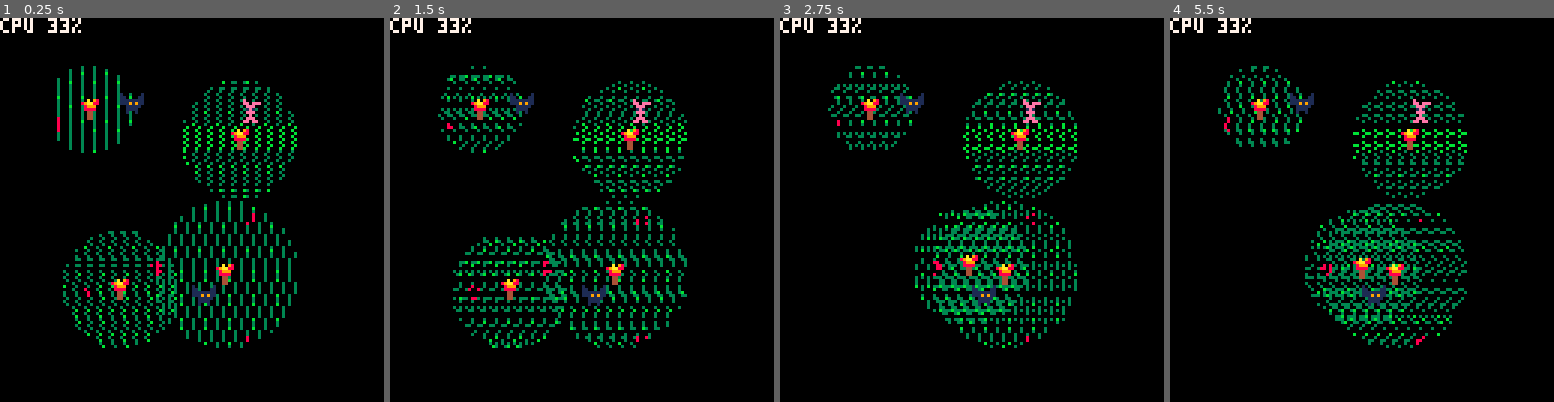
Above: before the commit, frames 1-4 (left to right).
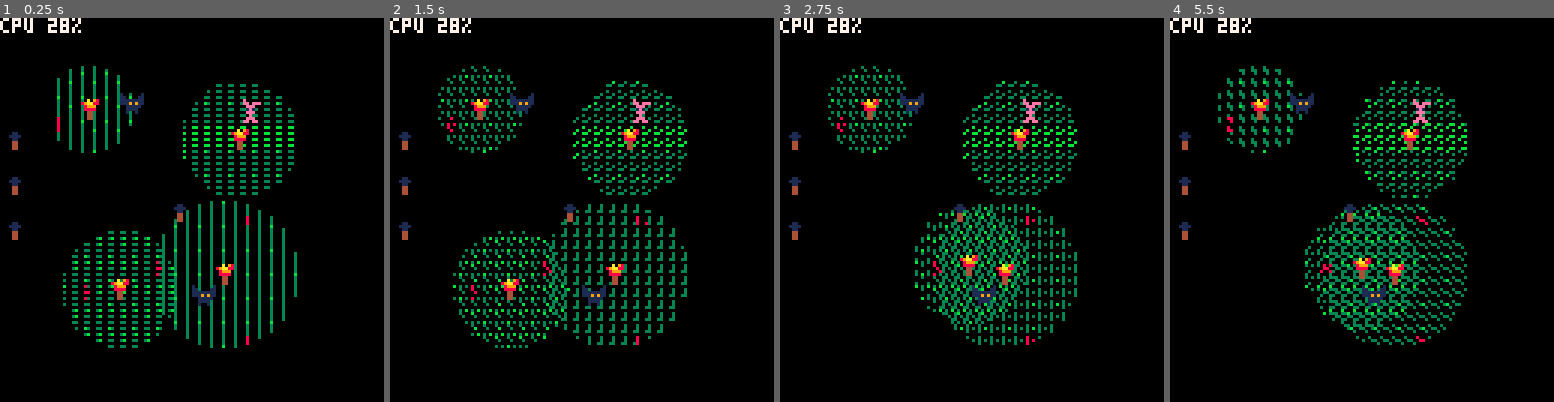
Above: after the commit, the same moments.

Repository: Cuttleshock/PICO-8-recipes
Game: PICO-8 cartridge light.p8
Same seed, same stepped clock (60 frames per second), same inputs: the game is played once before the commit and once after it.
Inputs:
- Up to frame 1 (0.25 s): no input
- Up to frame 2 (1.5 s): tap X (X key) at 0.33, 1.07 s
- Up to frame 3 (2.75 s): hold Right 1.6-2.1 s; tap X (X key) at 1.85 s; hold Up 2.15-2.42 s; hold Right from 2.47 s (still down)
- Up to frame 4 (5.5 s): tap X (X key) at 2.97, 4.08, 5.2 s; release Right at 3.03 s; hold Left 3.08-3.58 s; hold Down 3.63-3.97 s; hold Right 4.02-4.68 s; hold Up 4.73-5.03 s; hold Left from 5.08 s (still down)

The runs differ from the first frame. In frame 1, 8.9% of the frame differs, in the area x 2-78%, y 0-86%; in frame 2, 9.8%; in frame 3, 8.9%; in frame 4, 9.5%.

Commit message:
Add 0 radius torches and a whole-room torch to demonstrate more possibilities

Diff:
--- a/light.p8
+++ b/light.p8
@@ -245,6 +245,10 @@
 	add_torch(80,40,20,0b0011111100111111)
 	add_torch(30,30,15,0b1110111011101110)
 	add_torch(75,85,25,0b1101110111011101)
+	add_torch(60,64,128,TORCH_OFF)
+	add_torch(5,40,0,TORCH_OFF)
+	add_torch(5,55,0,TORCH_OFF)
+	add_torch(5,70,0,TORCH_OFF)
 end
 
 function _update()
@@ -278,7 +282,7 @@
 
 function _draw()
 	map()
-	draw_shuffled_checkerboard(shadow_col)
+	draw_shared_checkerboard(shadow_col)
 	draw_actors_discrete()
 	draw_torches()
 	if interactable then
